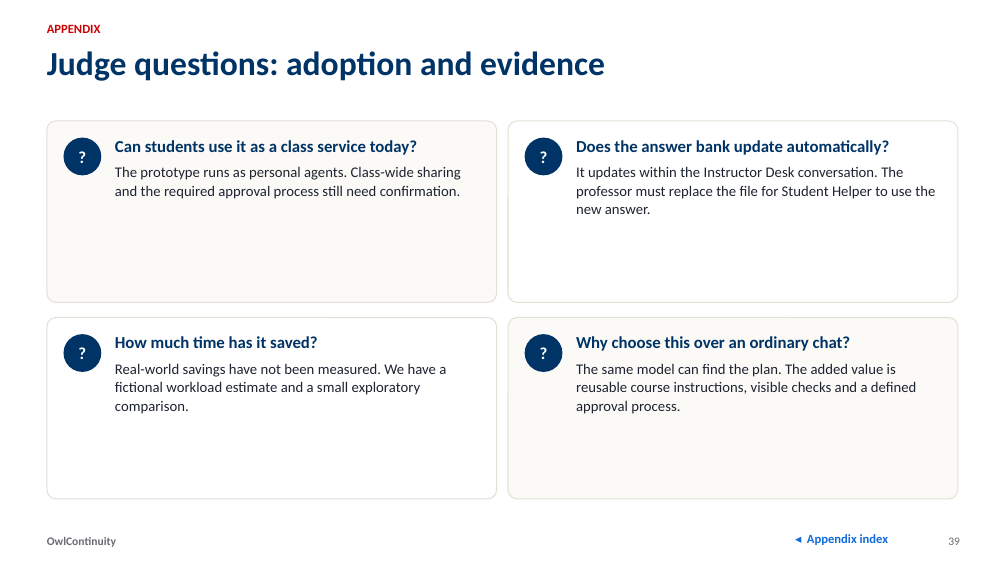
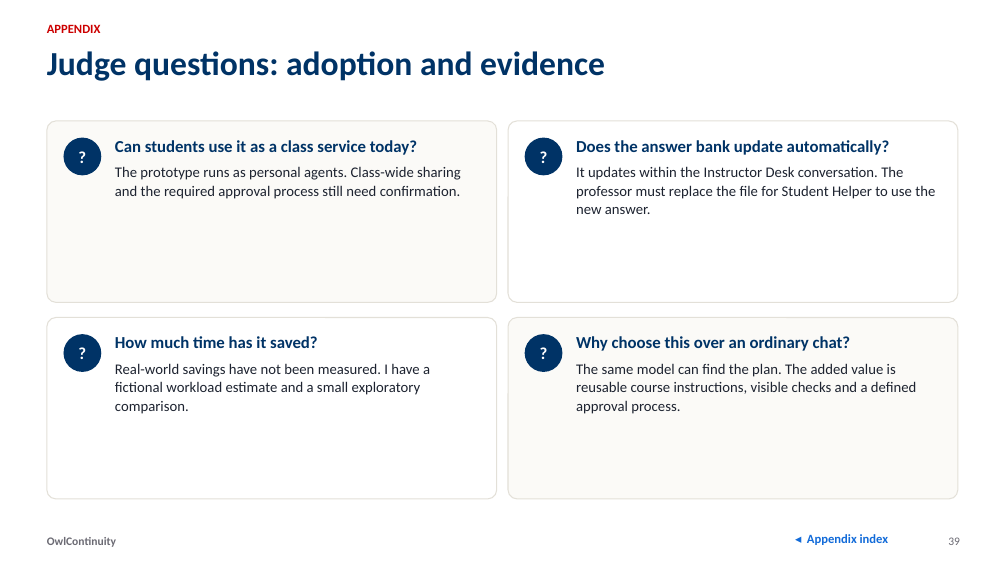
Before and after one commit to tanviranjumjoarder/OwlContinuity, a slide deck: slide 39 of deck/OwlContinuity_Detailed_Deck.pptx. Drawn at 1008x567 pixels with LibreOffice and Linux fonts; fonts in the diff are those of the drawing. Boxes give left, top, right and bottom in pixels: in the first picture for what was removed or moved away, otherwise in the second. Text is boxed around its words. In the diff, an @@ line names an element or a change of style, - is before the commit and + after.

Commit message:
Use solo wording across the README, decks, PDFs, demo pages and video

```diff
--- a/deck/OwlContinuity_Detailed_Deck.pptx
+++ b/deck/OwlContinuity_Detailed_Deck.pptx
@@ text at (115,363,430,414): text changed @@
-Real-world savings have not been measured. We have a fictional workload estimate and a small exploratory comparison.
+Real-world savings have not been measured. I have a fictional workload estimate and a small exploratory comparison.
```
Also in this commit, not shown: 10 other slides changed, 30 other files.
